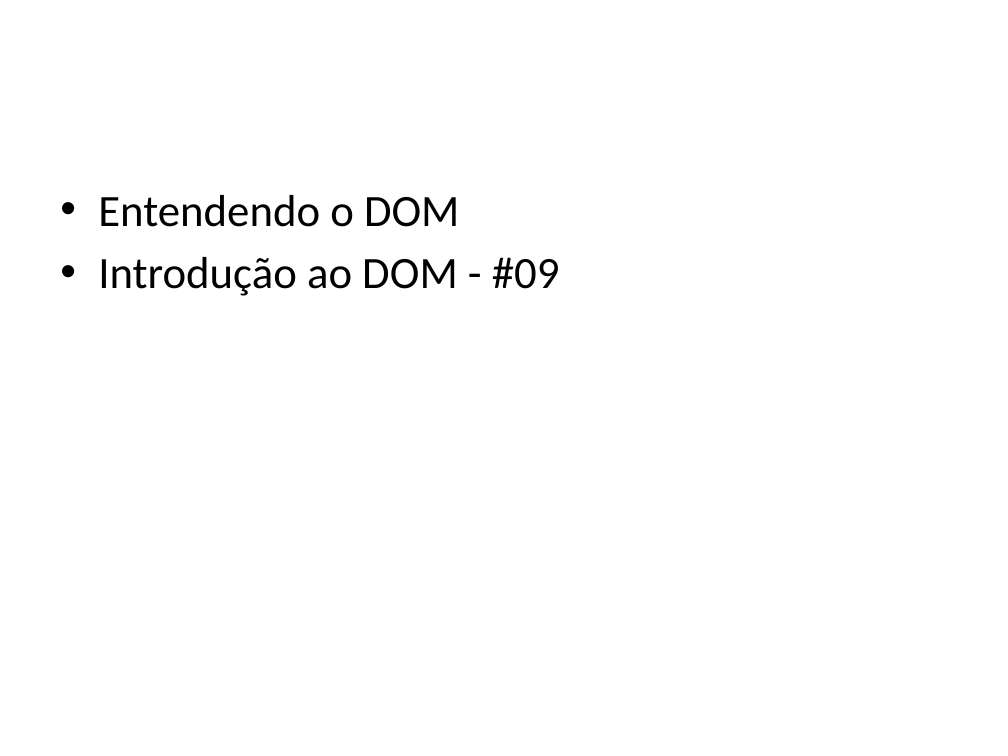
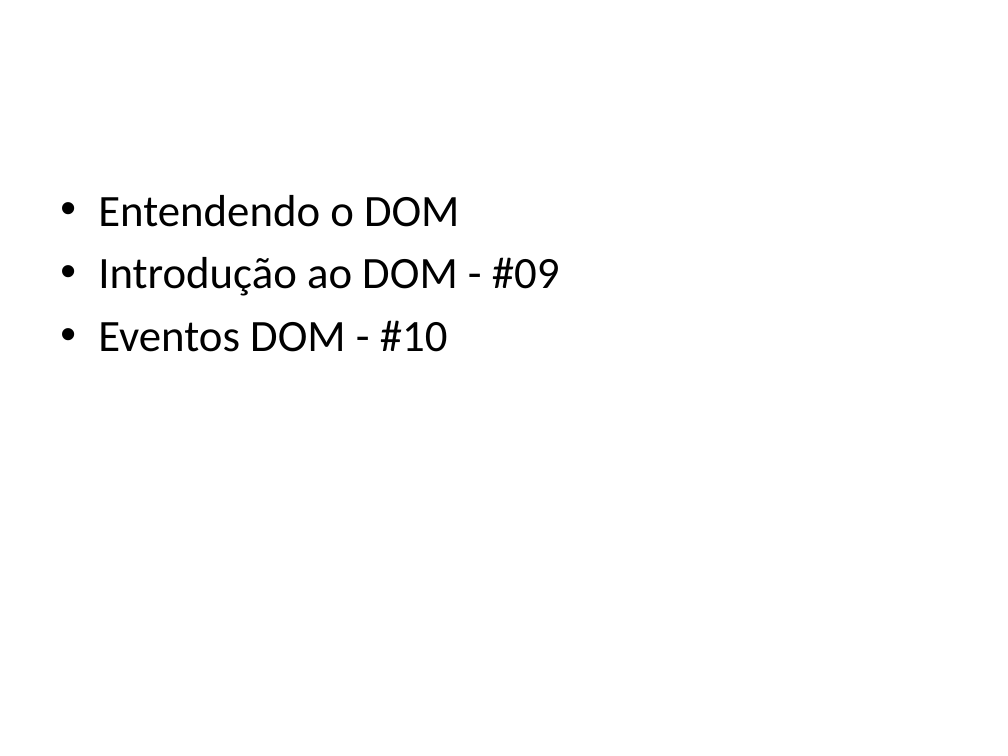
Before and after one commit to Wellingtongu/Cursos-AVD, a slide deck: slide 4 of Documentacao/Documentacao-curso-Javascript.pptx. Drawn at 1008x756 pixels with LibreOffice and Linux fonts; fonts in the diff are those of the drawing; background and template pictures are left out. Boxes give left, top, right and bottom in pixels: in the first picture for what was removed or moved away, otherwise in the second. Text is boxed around its words. In the diff, an @@ line names an element or a change of style, - is before the commit and + after.

```diff
--- a/Documentacao/Documentacao-curso-Javascript.pptx
+++ b/Documentacao/Documentacao-curso-Javascript.pptx
@@ text at (98,320,448,352): paragraph added @@
+• Eventos DOM - #10
```
Also in this commit, not shown: 1 slide added, 7 other files.
